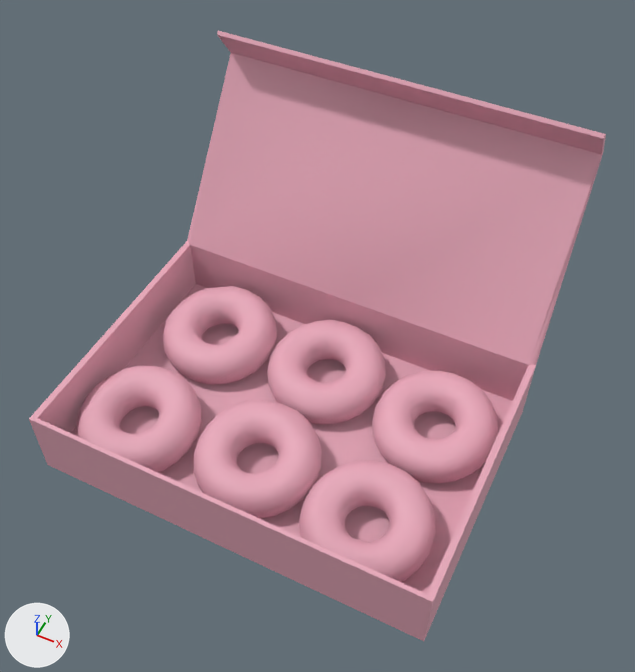
Renders of the FBX model Source/Assets/Meshes/Props/DonutBox.fbx from each side of a commit.
Rendered twice from a camera (50 mm lens) standing at (0.264, -0.445, 0.701) and looking at (0.01, 0.062, 0.066). Lighting does not change. The marker at lower left points along +X, +Y and +Z. Where no turn or scale is listed for an object, it has been applied to the vertices.

In view in the first picture: 'DonutBox'.
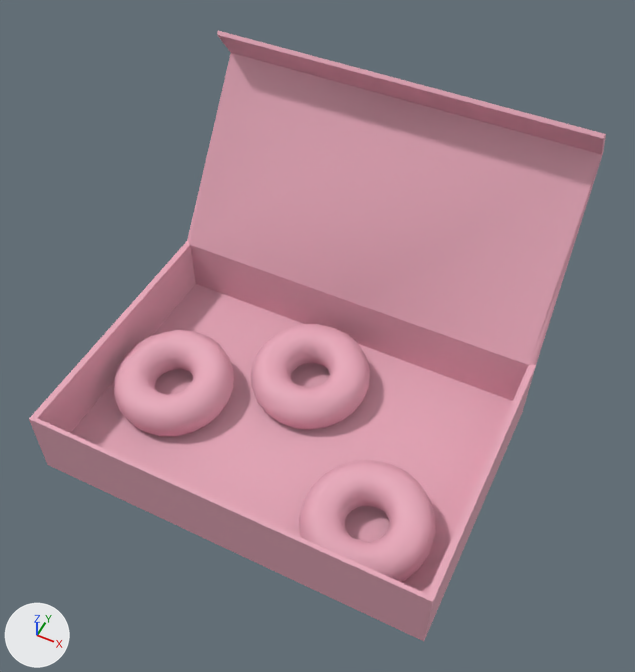
Pixel boxes (x1, y1, x2, y2) of what changed, in the pictures (635 x 672 px; the box of a moved part takes in the faces that stretch with it):
part 1 of me_mesh, moved or reshaped: before (267, 319, 386, 424); after (251, 324, 370, 430)
part 2 of me_mesh, moved or reshaped: before (163, 286, 277, 385); after (114, 330, 234, 436)
part 3 of me_mesh, deleted (pink): before (77, 366, 202, 472)
part 4 of me_mesh, deleted (pink): before (194, 400, 322, 519)
part 5 of me_mesh, deleted (pink): before (372, 371, 498, 483)

Edits to the bpy script that builds the scene:
```text
Change me_mesh:
    where me_mesh.from_pydata(...)  # 2520 vertices, 2518 faces; spans x -0.209..0.206, y -0.118..0.283, z -0.061..0.234
    used by ob_donutbox; location = (0.0, 0.0, 0.0)
    me_mesh part 1: the loose piece of 414 vertices spanning x -0.059..0.068, y 0.031..0.157, z -0.05..0.001 is turned 12 degrees about the z axis through its middle, then moved by (-0.013, -0.013, 0.0)
    me_mesh part 2: the loose piece of 414 vertices spanning x -0.187..-0.061, y 0.026..0.152, z -0.049..0.001 is turned 12 degrees about the z axis through its middle, then moved by (-0.009, -0.08, 0.0)
    me_mesh part 3: the loose piece of 414 vertices spanning x -0.2..-0.074, y -0.111..0.014, z -0.049..0.001 is deleted
    me_mesh part 4: the loose piece of 414 vertices spanning x -0.07..0.056, y -0.098..0.028, z -0.05..0.001 is deleted
    me_mesh part 5: the loose piece of 414 vertices spanning x 0.071..0.197, y 0.017..0.143, z -0.05..0.001 is deleted
```
